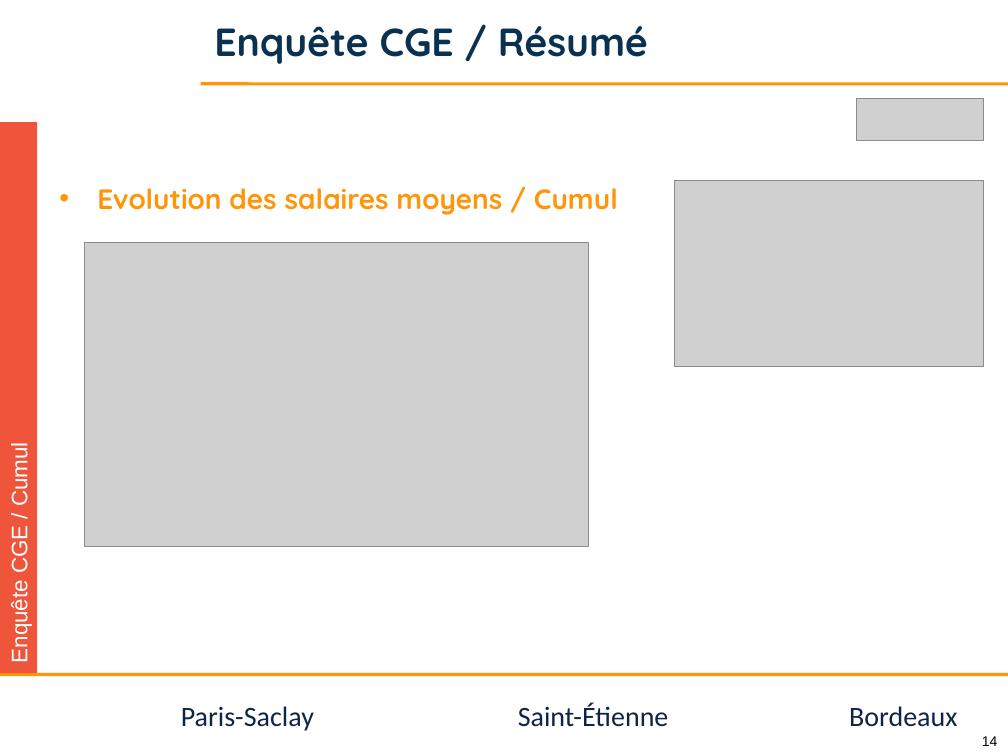
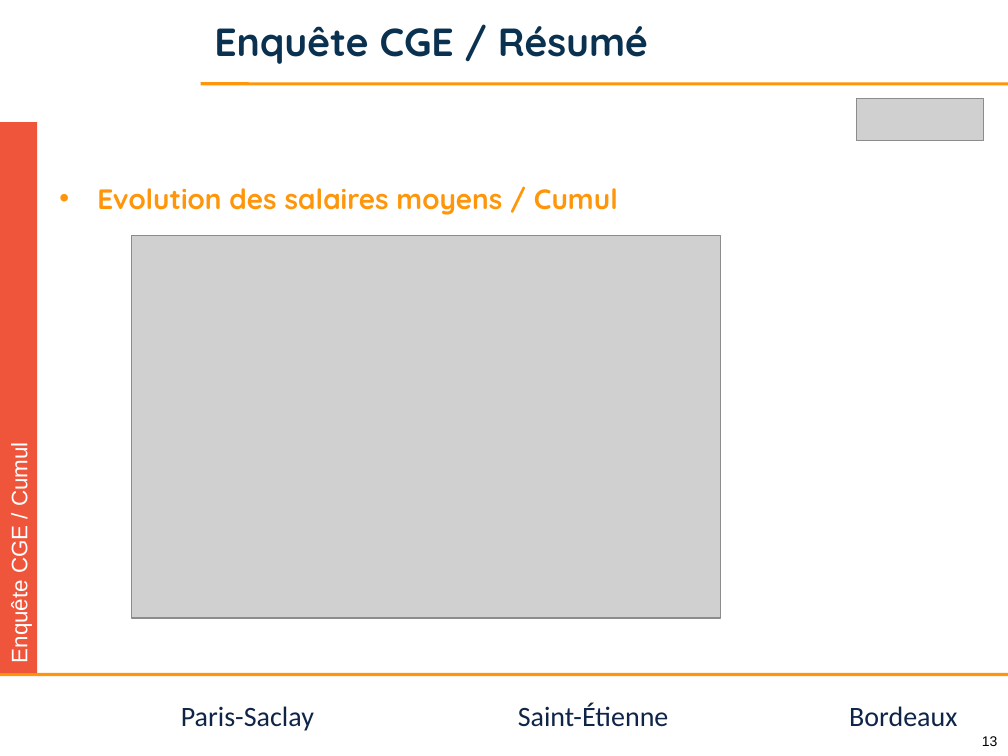
Before and after one commit to jvillemejane/jvillemejane, a slide deck: slide 13 of Presentations/2024_COPERF_CGE.pptx (slide 14 before the commit). Drawn at 1008x756 pixels with LibreOffice and Linux fonts; fonts in the diff are those of the drawing; grey boxes stand for pictures; background and template pictures are left out. Boxes give left, top, right and bottom in pixels: in the first picture for what was removed or moved away, otherwise in the second. Text is boxed around its words. In the diff, an @@ line names an element or a change of style, - is before the commit and + after.

```diff
--- a/Presentations/2024_COPERF_CGE.pptx
+++ b/Presentations/2024_COPERF_CGE.pptx
@@ picture removed at <box>674,180,984,366</box> @@
@@ picture: place and size @@
-picture at <box>85,243,590,546</box>
+picture at <box>131,236,721,619</box>
@@ page number at <box>982,736,998,746</box>: text changed @@
-14
+13
```
Also in this commit, not shown: 6 other slides changed, 2 slides added, 3 slides removed, 1 other file.
